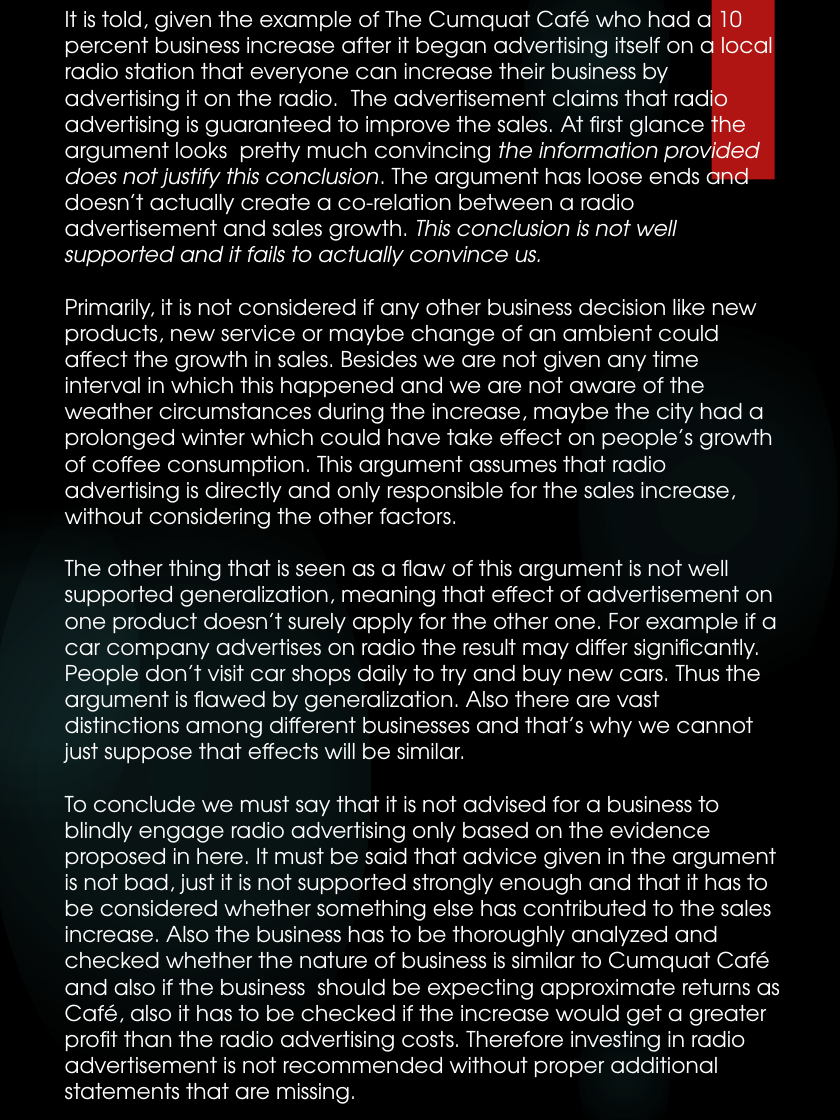
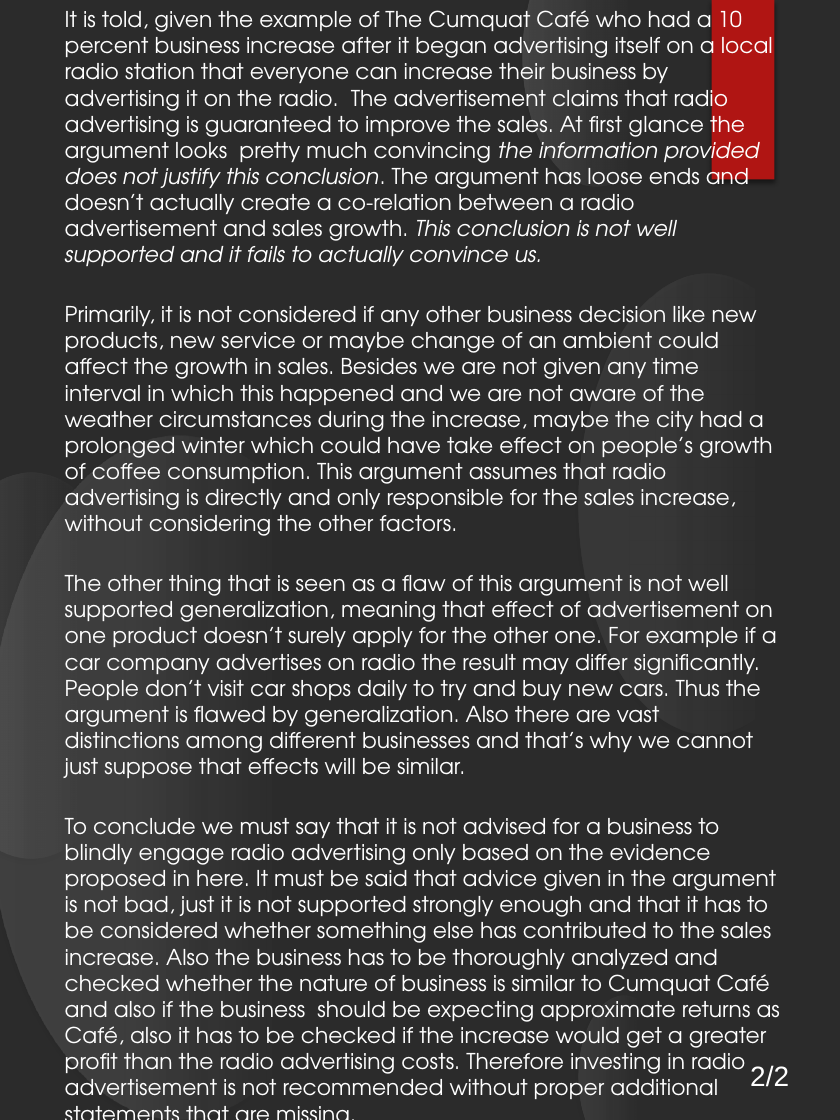
Before and after one commit to upoznat/UPR, a slide deck: slide 2 of GMAT - Analysis of an argument.pptx. Drawn at 840x1120 pixels with LibreOffice and Linux fonts; fonts in the diff are those of the drawing; background and template pictures are left out; a plain dark background stands for a picture behind light text. Boxes give left, top, right and bottom in pixels: in the first picture for what was removed or moved away, otherwise in the second. Text is boxed around its words. In the diff, an @@ line names an element or a change of style, - is before the commit and + after.

```diff
--- a/GMAT - Analysis of an argument.pptx
+++ b/GMAT - Analysis of an argument.pptx
@@ text "It is told, given the ..." rewrapped from <box>65,4,780,1104</box> to <box>65,10,780,1044</box> @@
@@ fill gradient #50B9C1 to gradient #F3F3F3; shadow on in 5 elements at <box>523,0,670,186</box>, <box>579,996,670,1120</box>, <box>0,473,140,858</box>, <box>579,273,838,734</box>, <box>0,436,371,1120</box> @@
@@ text added at <box>750,1065,789,1087</box>, 18 pt, text #FFFFFF @@
+2/2
```
Also in this commit, not shown: 1 other slide changed, 1 other file.
